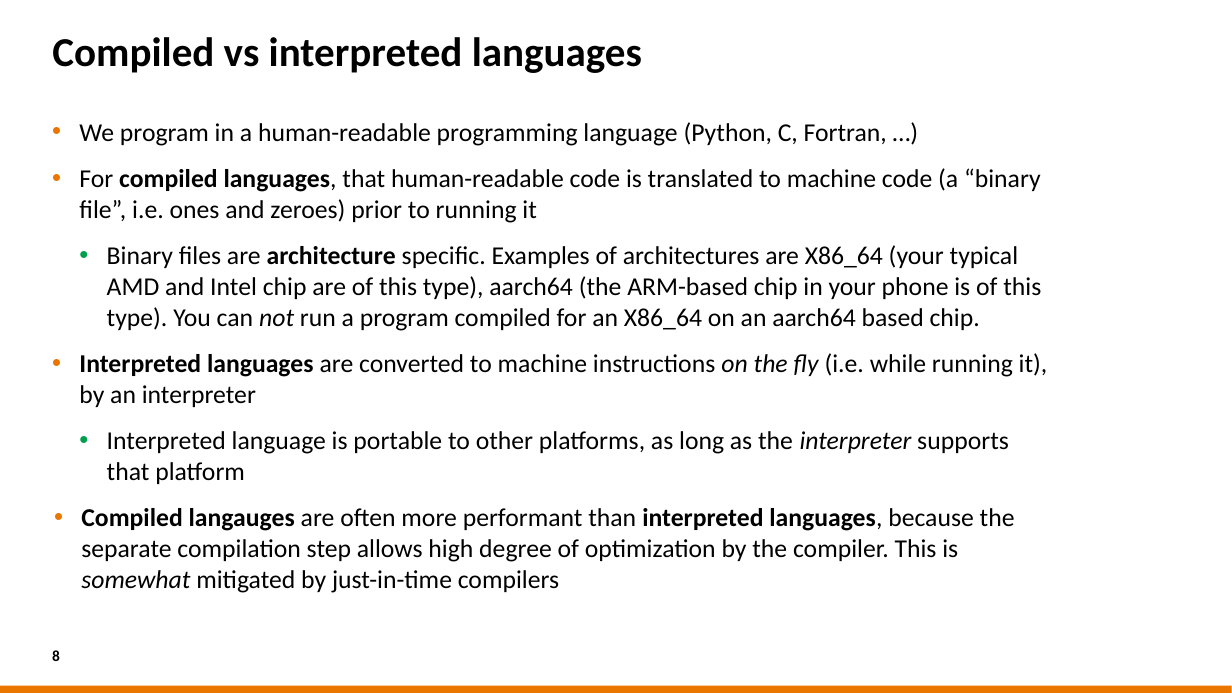
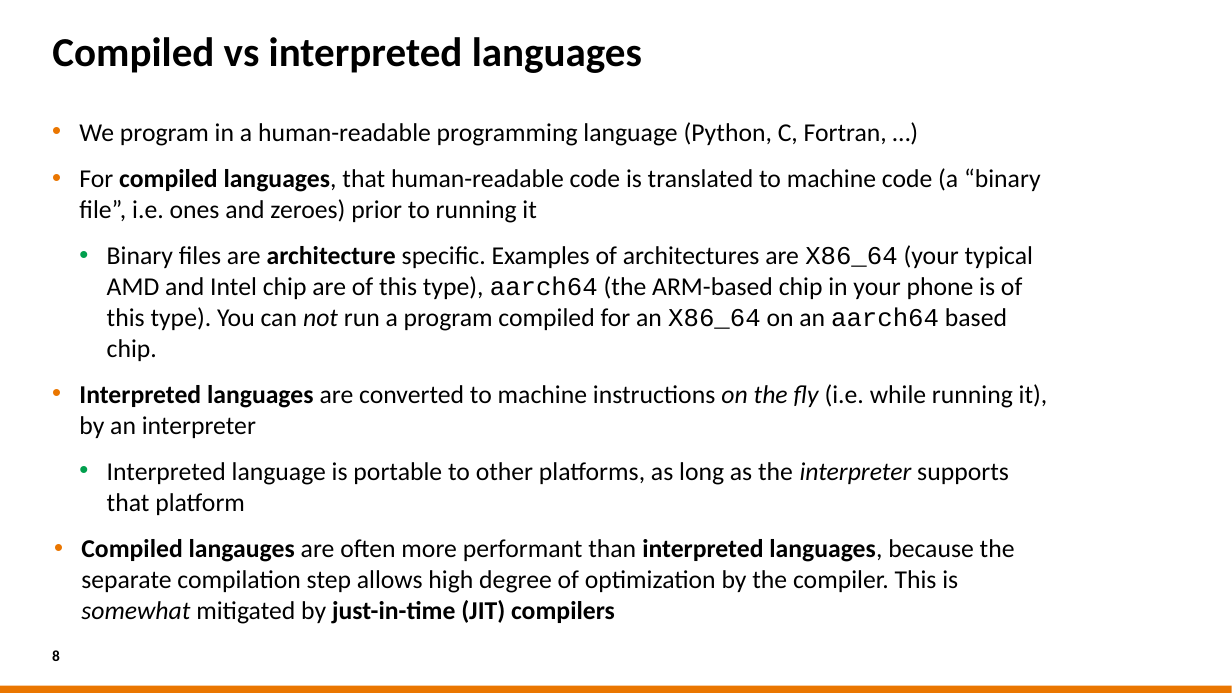
Before and after one commit to sara-nl/HPML-course-materials, a slide deck: slide 8 of Day2/slides/Software_installations_on_HPC_systems.pptx. Drawn at 1232x693 pixels with LibreOffice and Linux fonts; fonts in the diff are those of the drawing; background and template pictures are left out. Boxes give left, top, right and bottom in pixels: in the first picture for what was removed or moved away, otherwise in the second. Text is boxed around its words. In the diff, an @@ line names an element or a change of style, - is before the commit and + after.

```diff
--- a/Day2/slides/Software_installations_on_HPC_systems.pptx
+++ b/Day2/slides/Software_installations_on_HPC_systems.pptx
@@ text at (x1=107, y1=245, x2=1033, y2=361): font Calibri to Courier New in "X86_64 aarch64 X86_64 aarch64" @@
@@ text at (x1=81, y1=539, x2=1015, y2=624): text changed @@
-• Compiled langauges are often more performant than interpreted languages, because the separate compilation step allows high degree of optimization by the compiler. This is somewhat mitigated by just-in-time compilers
+• Compiled langauges are often more performant than interpreted languages, because the separate compilation step allows high degree of optimization by the compiler. This is somewhat mitigated by just-in-time (JIT) compilers
```
Also in this commit, not shown: 17 other slides changed, 5 slides added, 1 slide removed.
